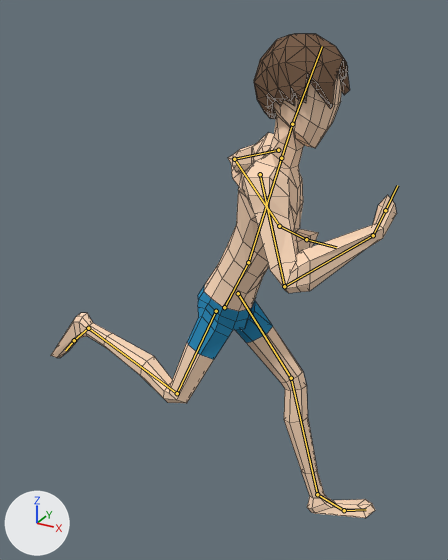
Renders of the Blender file Models/Characters/Roger/ze_stopem.blend from each side of a commit.
Before and after are seen from a 50 mm camera at (1.91, -3.53, 1.89) aimed at (-0.12, 0.16, 0.04). Arrows for +X, +Y and +Z are at lower left; the lights stay in place. Both versions are drawn at frame 73 of the action 'RogerRun'; the numbers are the values there. The bones that bend it are drawn over the model as lines. Mesh edges are drawn as thin lines.
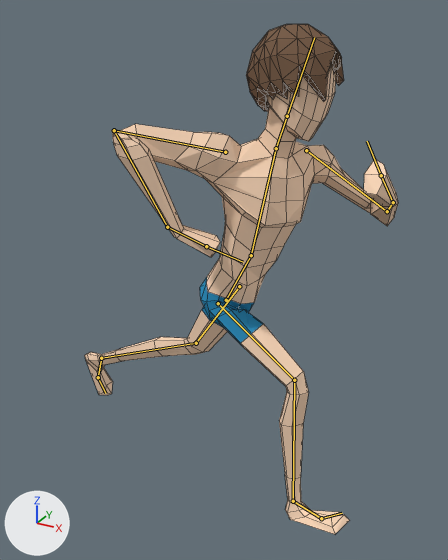
Changed parts and their boxes [x1, y1, x2, y2] in the pictures (448 x 560 px):
'Cube.000', posed (9% narrower): before [51, 34, 396, 518]; after [85, 24, 398, 534]
bone 'Bone', root to tip: before (224, 307) to (248, 262); after (226, 300) to (251, 255)
bone 'Bone.001', root to tip: before (248, 262) to (281, 158); after (251, 255) to (276, 148)
bone 'Bone.005.L', root to tip: before (278, 150) to (234, 159); after (306, 150) to (387, 211)
bone 'Bone.007.L', root to tip: before (234, 159) to (279, 226); after (387, 211) to (393, 202)
bone 'Bone.009.L', root to tip: before (279, 226) to (306, 239); after (393, 202) to (381, 175)
bone 'Bone.002', root to tip: before (281, 158) to (292, 124); after (276, 148) to (287, 116)
bone 'Bone.005.R', root to tip: before (260, 174) to (284, 286); after (225, 152) to (114, 130)
bone 'Bone.007.R', root to tip: before (284, 286) to (373, 235); after (114, 130) to (167, 227)
bone 'Bone.009.R', root to tip: before (373, 235) to (385, 210); after (167, 227) to (206, 246)

What the commit changed:
Bone 'Bone' (bone_bone) moves from (0.012, -0.102, -0.187) to (-0.014, -0.054, -0.176).
Bone 'Bone' (bone_bone) turns from (-12, 0, 1) to (-13, 0, 1) degrees about its own x, y and z.
Bone 'Bone.001' (bone_bone_001) turns from (14, 14, 1) to (10, -26, -5) degrees about its own x, y and z.
Bone 'Bone.005.L' (bone_bone_005_l) turns from (-50, 57, -15) to (0, -24, -47) degrees about its own x, y and z.
Bone 'Bone.007.L' (bone_bone_007_l) turns from (53, -22, -152) to (24, -30, -109) degrees about its own x, y and z.
Bone 'Bone.009.L' (bone_bone_009_l) turns from (-8, 16, -19) to (14, 27, -12) degrees about its own x, y and z.
Bone 'Bone.002' (bone_bone_002) turns from (28, 12, 7) to (17, 13, 0) degrees about its own x, y and z.
Bone 'Bone.005.R' (bone_bone_005_r) turns from (-27, 40, 25) to (15, -49, -40) degrees about its own x, y and z.
Bone 'Bone.007.R' (bone_bone_007_r) turns from (5, 6, 107) to (23, 32, 139) degrees about its own x, y and z.
Bone 'Bone.009.R' (bone_bone_009_r) turns from (-5, 11, 10) to (7, 14, 19) degrees about its own x, y and z.
Bone 'leg control.L' (bone_leg_control_l) moves from (0.216, 0.996, 0.025) to (-0.037, -1.187, 0.888).
Bone 'leg control.L' (bone_leg_control_l) turns from (3, 0, 0) to (-87, 8, -6) degrees about its own x, y and z.
Bone 'LEG P TARGET.L' (bone_leg_p_target_l) moves from (0.212, 0.0, -0.015) to (-0.261, 0.0, 0.0).
Bone 'leg control.R' (bone_leg_control_r) moves from (-0.061, -1.013, 1.416) to (-0.207, 0.922, 0.201).
Bone 'leg control.R' (bone_leg_control_r) turns from (-118, -7, 10) to (3, 0, 0) degrees about its own x, y and z.
Bone 'toescontrol.R' (bone_toescontrol_r) turns from (3, 0, -15) to (-1, -3, 31) degrees about its own x, y and z.
Bone 'LEG P TARGET.R' (bone_leg_p_target_r) moves from (0.283, 0.0, 0.0) to (-0.236, 0.0, 0.0).
